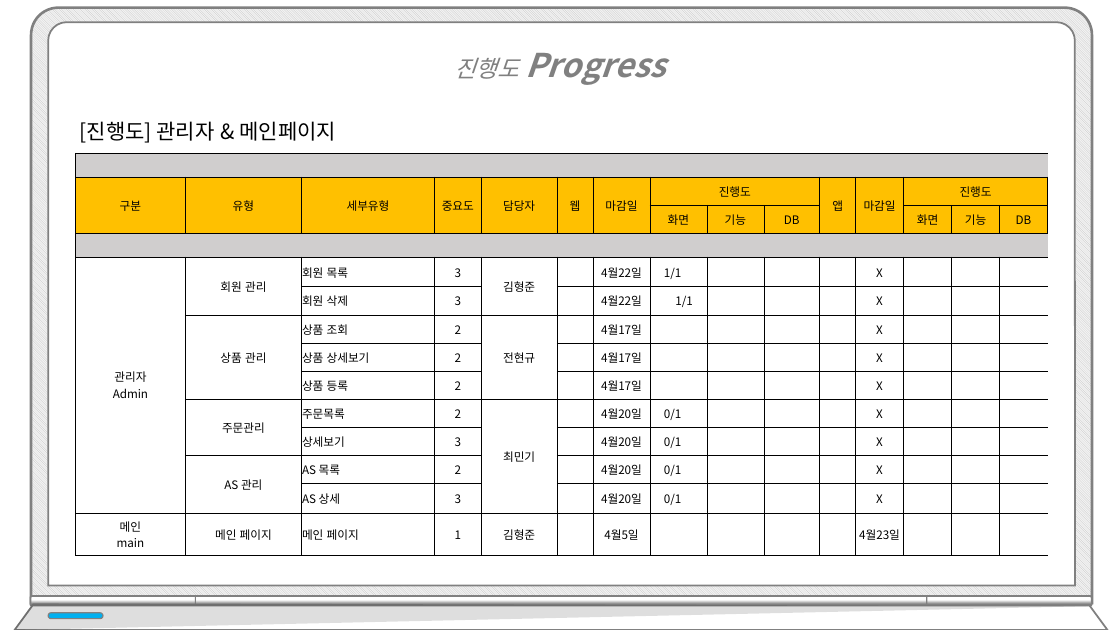
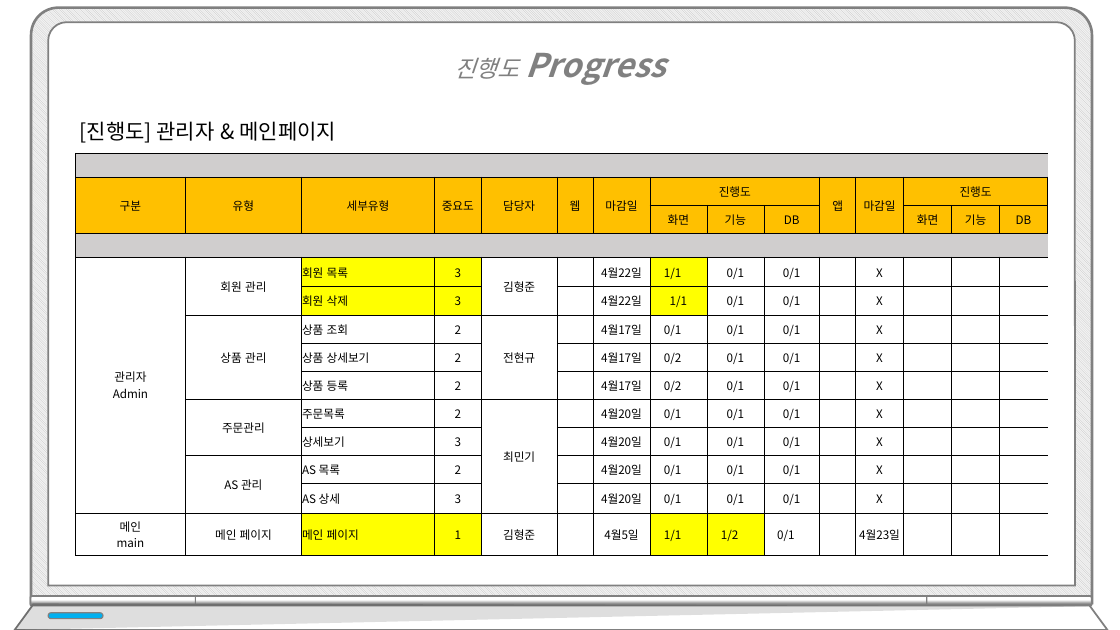
Before and after one commit to hhsw07/ezen-academy-projects, a slide deck: slide 9 of WebContent/발표/3차/프로젝트5_3차.pptx. Drawn at 1120x630 pixels with LibreOffice and Linux fonts; fonts in the diff are those of the drawing. Boxes give left, top, right and bottom in pixels: in the first picture for what was removed or moved away, otherwise in the second. Text is boxed around its words. In the diff, an @@ line names an element or a change of style, - is before the commit and + after.

```diff
--- a/WebContent/발표/3차/프로젝트5_3차.pptx
+++ b/WebContent/발표/3차/프로젝트5_3차.pptx
@@ table at <box>76,153,1049,555</box> @@
-row 5, column 9: 
+row 5, column 9: 0/1
-row 5, column 10: 
+row 5, column 10: 0/1
-row 6, column 9: 
+row 6, column 9: 0/1
-row 6, column 10: 
+row 6, column 10: 0/1
-row 7:  | 상품 관리 | 상품 조회 | 2 | 전현규 |  | 4월17일 |  |  |  |  | X |  |  | 
+row 7:  | 상품 관리 | 상품 조회 | 2 | 전현규 |  | 4월17일 | 0/1 | 0/1 | 0/1 |  | X |  |  | 
-row 8:  |  | 상품 상세보기 | 2 |  |  | 4월17일 |  |  |  |  | X |  |  | 
+row 8:  |  | 상품 상세보기 | 2 |  |  | 4월17일 | 0/2 | 0/1 | 0/1 |  | X |  |  | 
-row 9:  |  | 상품 등록 | 2 |  |  | 4월17일 |  |  |  |  | X |  |  | 
+row 9:  |  | 상품 등록 | 2 |  |  | 4월17일 | 0/2 | 0/1 | 0/1 |  | X |  |  | 
-row 10, column 9: 
+row 10, column 9: 0/1
-row 10, column 10: 
+row 10, column 10: 0/1
-row 11, column 9: 
+row 11, column 9: 0/1
-row 11, column 10: 
+row 11, column 10: 0/1
-row 12, column 9: 
+row 12, column 9: 0/1
-row 12, column 10: 
+row 12, column 10: 0/1
-row 13, column 9: 
+row 13, column 9: 0/1
-row 13, column 10: 
+row 13, column 10: 0/1
-row 14: 메인 main | 메인 페이지 | 메인 페이지 | 1 | 김형준 |  | 4월5일 |  |  |  |  | 4월23일 |  |  | 
+row 14: 메인 main | 메인 페이지 | 메인 페이지 | 1 | 김형준 |  | 4월5일 | 1/1 | 1/2 | 0/1 |  | 4월23일 |  |  | 
@@ fill none to #FFFF00 in 10 cells @@
@@ fill none to #FFFFFF in 4 cells @@
```
Also in this commit, not shown: 7 other slides changed, 6 other files.
